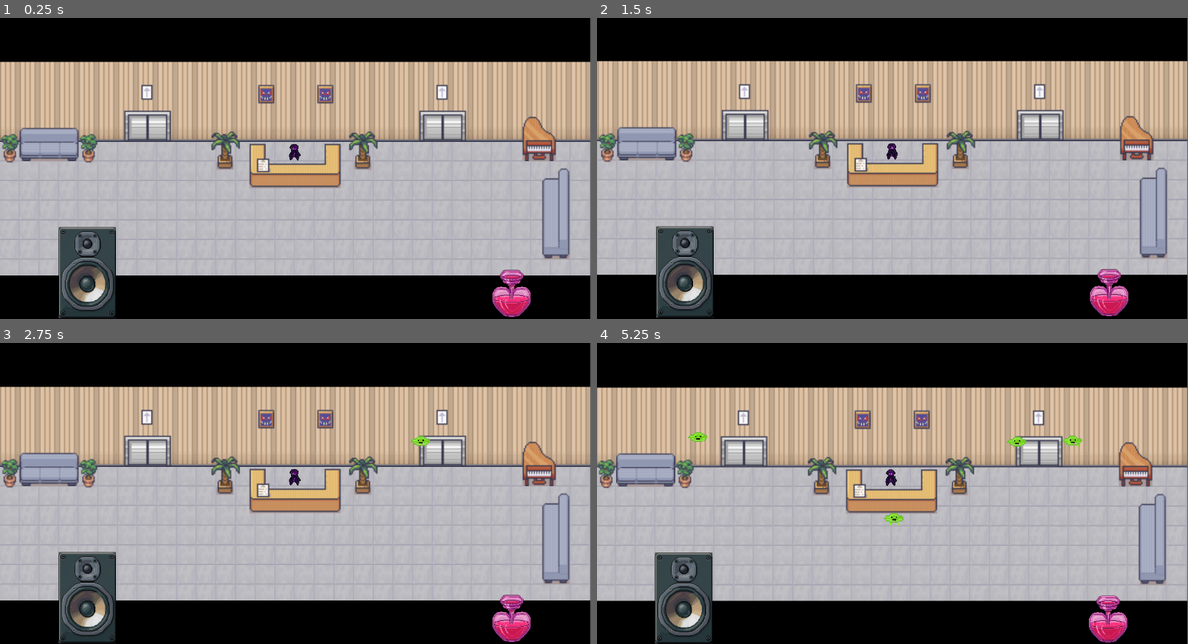
Above: before the commit, frames 1-4 (two rows, left to right).
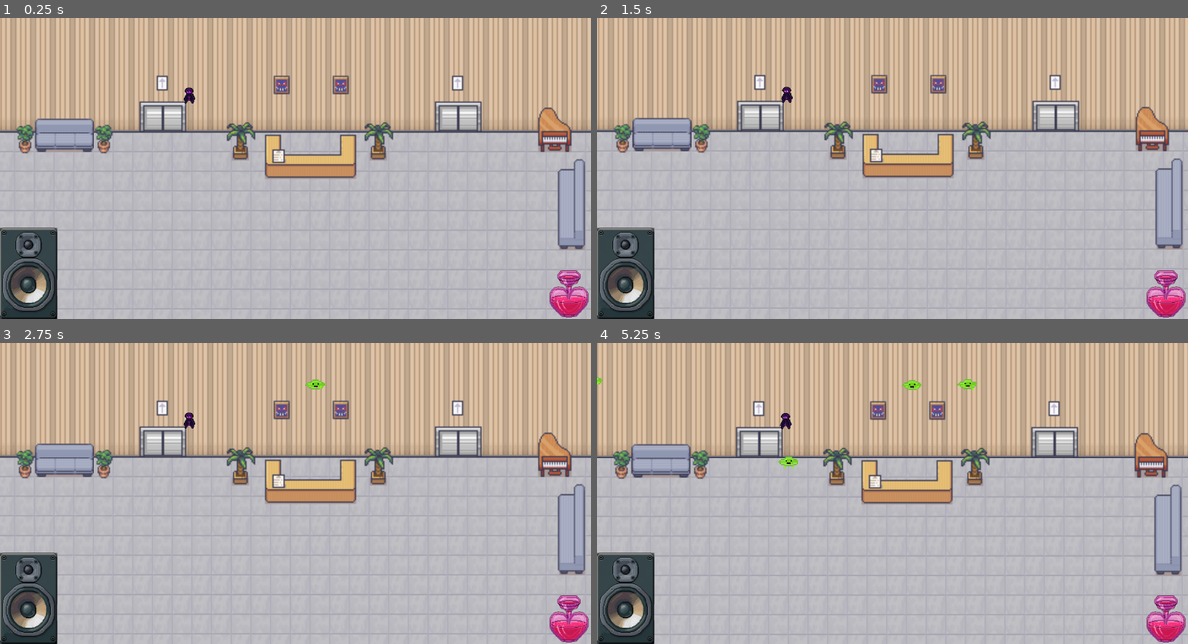
Above: after the commit, the same moments.

Repository: Raconteur37/Rhythm-Runner
Game: Godot game, scene res://Scenes/game.tscn
Same seed, same stepped clock (60 frames per second), same inputs: the game is played once before the commit and once after it.
Inputs:
- Up to frame 1 (0.25 s): no input
- Up to frame 2 (1.5 s): tap Enter at 0.5 s; tap Space at 0.77 s
- Up to frame 3 (2.75 s): tap Space at 1.52 s
- Up to frame 4 (5.25 s): tap Space at 3.02, 3.77, 4.52 s
In our replay, the window is 799x408 before the commit and 800x408 after it. These sizes can differ from the game's own. Grey fills any space a smaller window leaves; there, only what the larger window draws over its background counts as a difference.

The runs differ from the first frame. In frame 1, 53% of the frame differs, in the area x 0-100%, y 0-100%; in frame 2, 53%; in frame 3, 53%; in frame 4, 54%.

Commit message:
Updated and cleaned canvas and UI layers

Diff:
--- a/Scenes/game.tscn
+++ b/Scenes/game.tscn
@@ -15,6 +15,45 @@
 [ext_resource type="Texture2D" uid="uid://b8m1f1ir3alx8" path="res://Assets/MAIN_SHEETS/7_Art_16x16 copy.png" id="6_vovs4"]
 [ext_resource type="Texture2D" uid="uid://pv56p3m4ikcl" path="res://Assets/MAIN_SHEETS/2_LivingRoom_16x16.png" id="7_taeym"]
 [ext_resource type="Texture2D" uid="uid://dyw4tf14f5a04" path="res://Assets/MAIN_SHEETS/6_Music_and_sport_16x16.png" id="8_yqdo6"]
+
+[sub_resource type="AtlasTexture" id="AtlasTexture_yv5um"]
+atlas = ExtResource("2_mhqds")
+region = Rect2(0, 0, 374, 596)
+
+[sub_resource type="AtlasTexture" id="AtlasTexture_e3740"]
+atlas = ExtResource("2_mhqds")
+region = Rect2(374, 0, 374, 596)
+
+[sub_resource type="SpriteFrames" id="SpriteFrames_ygs5e"]
+animations = [{
+"frames": [{
+"duration": 1.0,
+"texture": SubResource("AtlasTexture_yv5um")
+}, {
+"duration": 1.0,
+"texture": SubResource("AtlasTexture_e3740")
+}],
+"loop": true,
+"name": &"default",
+"speed": 5.0
+}]
+
+[sub_resource type="SpriteFrames" id="SpriteFrames_ojipv"]
+animations = [{
+"frames": [{
+"duration": 1.0,
+"texture": ExtResource("4_ju45m")
+}],
+"loop": true,
+"name": &"default",
+"speed": 5.0
+}]
+
+[sub_resource type="Gradient" id="Gradient_cfitd"]
+offsets = PackedFloat32Array(0.980519, 1)
+
+[sub_resource type="GradientTexture2D" id="GradientTexture2D_ebwb5"]
+gradient = SubResource("Gradient_cfitd")
 
 [sub_resource type="TileSetAtlasSource" id="TileSetAtlasSource_lriyt"]
 texture = ExtResource("3_uhywb")
@@ -4357,92 +4396,132 @@
 sources/3 = SubResource("TileSetAtlasSource_4vvvh")
 sources/4 = SubResource("TileSetAtlasSource_vceu6")
 
-[sub_resource type="AtlasTexture" id="AtlasTexture_yv5um"]
-atlas = ExtResource("2_mhqds")
-region = Rect2(0, 0, 374, 596)
-
-[sub_resource type="AtlasTexture" id="AtlasTexture_e3740"]
-atlas = ExtResource("2_mhqds")
-region = Rect2(374, 0, 374, 596)
-
-[sub_resource type="SpriteFrames" id="SpriteFrames_ygs5e"]
-animations = [{
-"frames": [{
-"duration": 1.0,
-"texture": SubResource("AtlasTexture_yv5um")
-}, {
-"duration": 1.0,
-"texture": SubResource("AtlasTexture_e3740")
-}],
-"loop": true,
-"name": &"default",
-"speed": 5.0
-}]
-
-[sub_resource type="SpriteFrames" id="SpriteFrames_ojipv"]
-animations = [{
-"frames": [{
-"duration": 1.0,
-"texture": ExtResource("4_ju45m")
-}],
-"loop": true,
-"name": &"default",
-"speed": 5.0
-}]
-
 [sub_resource type="WorldBoundaryShape2D" id="WorldBoundaryShape2D_atn11"]
 distance = 34.2014
 
 [sub_resource type="WorldBoundaryShape2D" id="WorldBoundaryShape2D_4fyy3"]
-distance = -130.615
+distance = -52.9017
 
 [sub_resource type="WorldBoundaryShape2D" id="WorldBoundaryShape2D_047oh"]
-distance = 19.8227
+distance = -56.25
 
 [sub_resource type="WorldBoundaryShape2D" id="WorldBoundaryShape2D_r1pfq"]
-distance = 272.239
-
-[sub_resource type="Gradient" id="Gradient_cfitd"]
-offsets = PackedFloat32Array(0.980519, 1)
-
-[sub_resource type="GradientTexture2D" id="GradientTexture2D_ebwb5"]
-gradient = SubResource("Gradient_cfitd")
+distance = 412.897
 
 [node name="Node2D" type="Node2D"]
 script = ExtResource("1_lhvhd")
 tempo = 128.0
 
-[node name="BackgroundUI" type="Node2D" parent="."]
-position = Vector2(0, 1)
-
-[node name="First_Floor" type="Node2D" parent="BackgroundUI"]
-
-[node name="Background" type="TileMapLayer" parent="BackgroundUI/First_Floor"]
+[node name="PlayerUI" type="CanvasLayer" parent="."]
+
+[node name="HBoxContainer" type="HBoxContainer" parent="PlayerUI"]
+top_level = true
+anchors_preset = 2
+anchor_top = 1.0
+anchor_bottom = 1.0
+offset_left = 1.0
+offset_top = -40.0
+offset_right = 41.0
+grow_vertical = 0
+
+[node name="BassHitUI" type="AnimatedSprite2D" parent="PlayerUI/HBoxContainer"]
+top_level = true
+position = Vector2(92, 831)
+scale = Vector2(0.5, 0.5)
+sprite_frames = SubResource("SpriteFrames_ygs5e")
+script = ExtResource("3_qdirg")
+
+[node name="HBoxContainer2" type="HBoxContainer" parent="PlayerUI"]
+top_level = true
+anchors_preset = 3
+anchor_left = 1.0
+anchor_top = 1.0
+anchor_right = 1.0
+anchor_bottom = 1.0
+offset_left = -40.0
+offset_top = -40.0
+grow_horizontal = 0
+grow_vertical = 0
+
+[node name="HeartUI" type="AnimatedSprite2D" parent="PlayerUI/HBoxContainer2"]
+top_level = true
+position = Vector2(1849, 898)
+scale = Vector2(0.3, 0.3)
+sprite_frames = SubResource("SpriteFrames_ojipv")
+
+[node name="Control" type="Control" parent="PlayerUI"]
+visible = false
+layout_mode = 3
+anchors_preset = 5
+anchor_left = 0.5
+anchor_right = 0.5
+offset_left = -20.0
+offset_right = 20.0
+offset_bottom = 40.0
+grow_horizontal = 2
+
+[node name="CinematicTop" type="TextureRect" parent="PlayerUI/Control"]
+offset_left = -1537.0
+offset_top = -2.0
+offset_right = -1473.0
+offset_bottom = 62.0
+scale = Vector2(52.2707, 2.26996)
+texture = SubResource("GradientTexture2D_ebwb5")
+
+[node name="Control2" type="Control" parent="PlayerUI"]
+visible = false
+layout_mode = 3
+anchors_preset = 7
+anchor_left = 0.5
+anchor_top = 1.0
+anchor_right = 0.5
+anchor_bottom = 1.0
+offset_left = -20.0
+offset_top = -40.0
+offset_right = 20.0
+grow_horizontal = 2
+grow_vertical = 0
+
+[node name="CinematicBottom" type="TextureRect" parent="PlayerUI/Control2"]
+visibility_layer = 2
+offset_left = -1561.0
+offset_top = -96.0
+offset_right = -1497.0
+offset_bottom = -32.0
+scale = Vector2(52.2707, 2.26996)
+texture = SubResource("GradientTexture2D_ebwb5")
+
+[node name="Control" type="Control" parent="."]
+layout_mode = 3
+anchors_preset = 8
+anchor_left = 0.5
+anchor_top = 0.5
+anchor_right = 0.5
+anchor_bottom = 0.5
+offset_left = -20.0
+offset_top = -20.0
+offset_right = 20.0
+offset_bottom = 20.0
+grow_horizontal = 2
+grow_vertical = 2
+
+[node name="BackgroundUI" type="Node2D" parent="Control"]
+position = Vector2(110, 128)
+
+[node name="First_Floor" type="Node2D" parent="Control/BackgroundUI"]
+position = Vector2(302, 47)
+
+[node name="Background" type="TileMapLayer" parent="Control/BackgroundUI/First_Floor"]
 position = Vector2(45, -34)
 scale = Vector2(4, 4)
 tile_map_data = PackedByteArray("AAD4//z/AgAFACUAAAD4//3/AgAFACUAAAD4//7/AgAFACUAAAD4////AgAFACUAAAD4/wAAAgAFACUAAAD4/w …(10256 unchanged characters)…
 tile_set = SubResource("TileSet_saqgd")
 
-[node name="Items" type="TileMapLayer" parent="BackgroundUI/First_Floor"]
+[node name="Items" type="TileMapLayer" parent="Control/BackgroundUI/First_Floor"]
 position = Vector2(45, -35)
 scale = Vector2(4, 4)
 tile_map_data = PackedByteArray("AAAQAAIAAAABABUAAAAQAAMAAAABABYAAAARAAIAAAACABUAAAARAAMAAAACABYAAAAPAAIAAAAAABUAAAAPAA …(704 unchanged characters)…
 tile_set = SubResource("TileSet_bl6oi")
-
-[node name="PlayerUI" type="Node2D" parent="."]
-
-[node name="BassHitUI" type="AnimatedSprite2D" parent="PlayerUI"]
-top_level = true
-position = Vector2(-55, 648)
-scale = Vector2(0.5, 0.5)
-sprite_frames = SubResource("SpriteFrames_ygs5e")
-script = ExtResource("3_qdirg")
-
-[node name="HeartUI" type="AnimatedSprite2D" parent="PlayerUI"]
-top_level = true
-position = Vector2(1325, 717)
-scale = Vector2(0.3, 0.3)
-sprite_frames = SubResource("SpriteFrames_ojipv")
 
 [node name="WaveManager" type="Node2D" parent="."]
 script = ExtResource("2_g4bhq")
@@ -4462,13 +4541,13 @@
 position = Vector2(619, 255)
 
 [node name="GameCamera" type="Camera2D" parent="."]
-position = Vector2(621, 310)
+position = Vector2(964, 494)
 script = ExtResource("3_xxvlx")
 
 [node name="BoundaryBody" type="StaticBody2D" parent="."]
 
 [node name="BottomBoundary" type="CollisionShape2D" parent="BoundaryBody"]
-position = Vector2(624, 999)
+position = Vector2(998, 1049)
 scale = Vector2(6.68, 5.76)
 shape = SubResource("WorldBoundaryShape2D_atn11")
 
@@ -4485,7 +4564,7 @@
 shape = SubResource("WorldBoundaryShape2D_047oh")
 
 [node name="TopBoundary" type="CollisionShape2D" parent="BoundaryBody"]
-position = Vector2(592, -522)
+position = Vector2(591, -394)
 rotation = -3.1376
 scale = Vector2(4.65007, 1.27105)
 shape = SubResource("WorldBoundaryShape2D_r1pfq")
@@ -4494,6 +4573,7 @@
 autostart = true
 
 [node name="BeatTimerLabel" type="Label" parent="."]
+visible = false
 offset_left = -302.0
 offset_top = -145.0
 offset_right = -262.0
@@ -4518,23 +4598,7 @@
 scale = Vector2(3.68, 2.96)
 text = "placeHolder"
 
-[node name="CinematicTop" type="TextureRect" parent="."]
-offset_left = -817.0
-offset_top = -182.0
-offset_right = -753.0
-offset_bottom = -118.0
-scale = Vector2(52.2707, 2.26996)
-texture = SubResource("GradientTexture2D_ebwb5")
-
-[node name="CinematicBottom" type="TextureRect" parent="."]
-offset_left = -817.0
-offset_top = 658.0
-offset_right = -753.0
-offset_bottom = 722.0
-scale = Vector2(52.2707, 2.26996)
-texture = SubResource("GradientTexture2D_ebwb5")
-
 [connection signal="timeout" from="WaveManager/EnemySpawnTimer" to="WaveManager" method="_on_enemy_spawn_timer_timeout"]
 [connection signal="timeout" from="BeatTimer" to="." method="_on_beat_t_imer_timeout"]
-[connection signal="timeout" from="BeatTimer" to="PlayerUI/BassHitUI" method="_on_beat_timer_timeout"]
+[connection signal="timeout" from="BeatTimer" to="PlayerUI/HBoxContainer/BassHitUI" method="_on_beat_timer_timeout"]
 [connection signal="timeout" from="BeatTimer" to="GameCamera" method="_on_beat_timer_timeout"]
--- a/project.godot
+++ b/project.godot
@@ -19,6 +19,8 @@
 
 window/size/viewport_width=1920
 window/size/viewport_height=980
+window/stretch/mode="viewport"
+window/stretch/aspect="expand"
 
 [dotnet]
 
